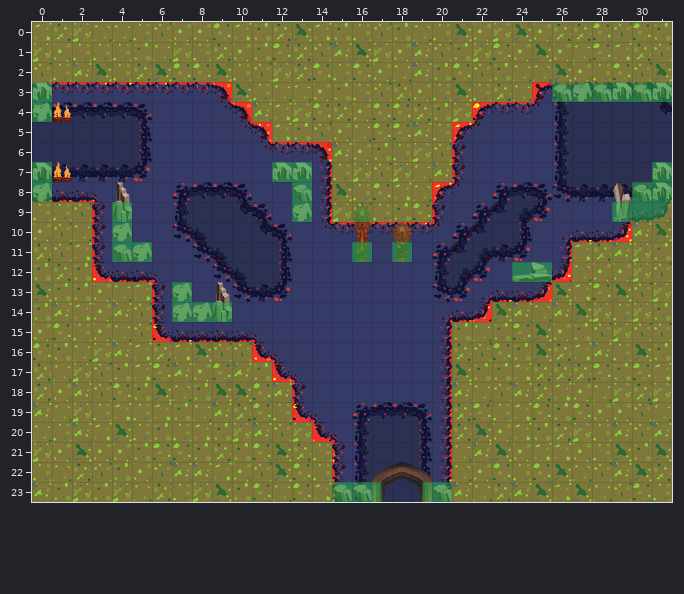
Level history. Tiled map: levels_tmx/tmx/fire_4.tmx. That is the earlier state.
Cells are 32x32 px. Shown: x 0..31, y 0..23.
Now the later version:
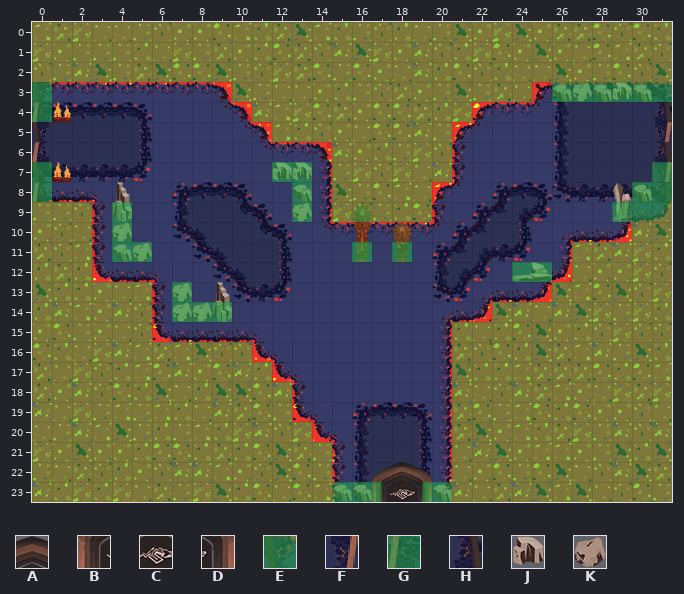
Key: from "Fire of the Damned Tileset-06-": A 2, B 13, C 14, D 15, E 18, F 19, G 30, H 31; from "obj1": J 1, K 2.
_ is an empty cell, . an unchanged one.
Tiles of an added or newly shown layer are drawn over the layers below it.
See-through tiles are keyed as they look on the map.
Change:
--- layer "GroundObjects"
@@ x 0..31 @@
- 3 J..............................J
- 4 K...............................
+ 3 _.............................._
+ 4 _...............................
@@ x 0..31 @@
- 7 J..............................J
- 8 K..............................J
+ 7 _.............................._
+ 8 _.............................._
--- layer "DBSouth" (now shown)
@@ x 17..19 @@
-22 ._.
-23 ___
+22 .A.
+23 BCD
--- layer "DBWest" (now shown)
@@ x 0..0 @@
- 3 _
- 4 _
- 5 _
- 6 _
- 7 _
- 8 _
+ 3 E
+ 4 G
+ 5 E
+ 6 G
+ 7 E
+ 8 G
--- layer "DBEast" (now shown)
@@ x 31..31 @@
- 4 _
- 5 _
- 6 _
- 7 _
- 8 _
+ 4 H
+ 5 F
+ 6 H
+ 7 F
+ 8 H
Boxes around the changes in both pictures, in picture pixels (x1, y1, x2, y2):
changed: (32, 82, 52, 202)
changed: (652, 82, 672, 202)
added: (372, 462, 432, 502)
